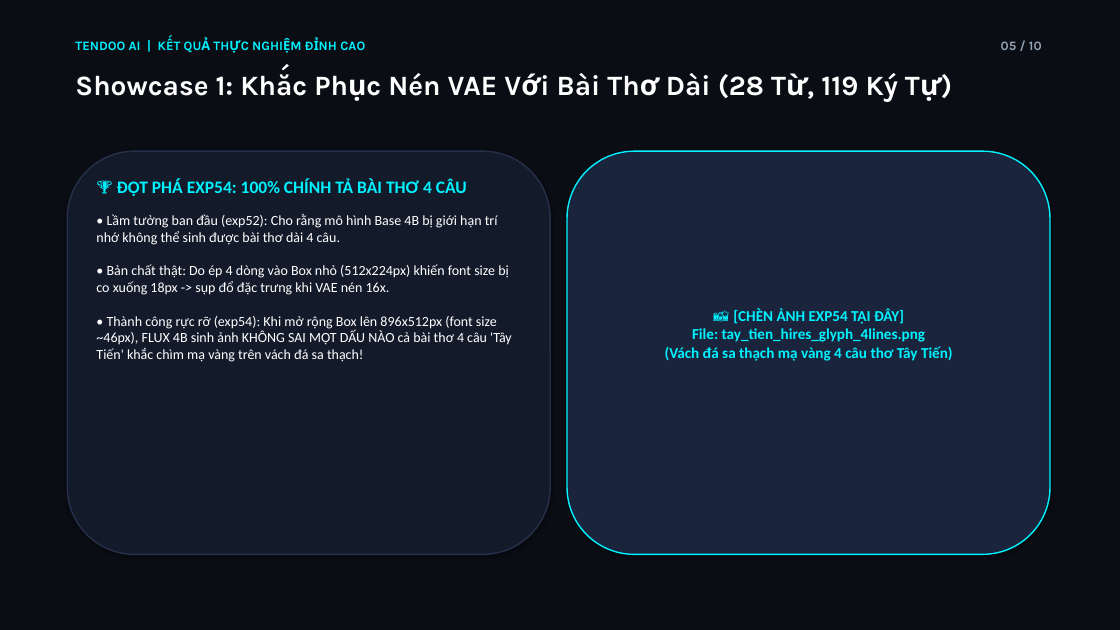
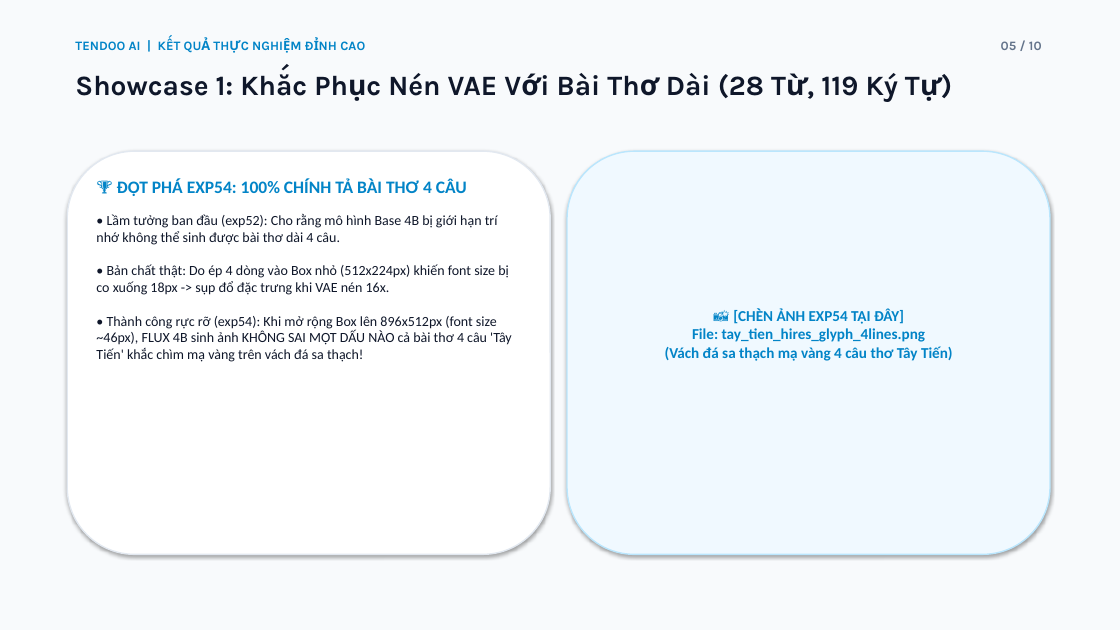
Before and after one commit to ncminhbka/tendoo, a slide deck: slide 5 of docs/TENDOO_AI_PHASE_3_EXECUTIVE_REPORT.pptx. Drawn at 1120x630 pixels with LibreOffice and Linux fonts; fonts in the diff are those of the drawing. Boxes give left, top, right and bottom in pixels: in the first picture for what was removed or moved away, otherwise in the second. Text is boxed around its words. In the diff, an @@ line names an element or a change of style, - is before the commit and + after.

Commit message:
docs: cập nhật bộ Slide PowerPoint sang tông màu sáng (Enterprise Light Theme)

```diff
--- a/docs/TENDOO_AI_PHASE_3_EXECUTIVE_REPORT.pptx
+++ b/docs/TENDOO_AI_PHASE_3_EXECUTIVE_REPORT.pptx
@@ rectangle at <box>0,0,1120,630</box>: fill #0A0D14 to #F8FAFC @@
@@ text "TENDOO AI | KẾT QUẢ ..." at <box>75,41,365,50</box>: text colour #00F2FE to #0284C7 @@
@@ text "05 / 10" at <box>1001,41,1042,50</box>: text colour #94A3B8 to #64748B @@
@@ text "Showcase 1: Khắc Phục Nén ..." at <box>75,73,898,101</box>: text colour #FFFFFF to #0F172A @@
@@ rounded rectangle at <box>67,151,550,555</box>: fill #131A2A to #FFFFFF; outline #26304A 1.2 pt to #E2E8F0 1.2 pt @@
@@ text "🏆 ĐỘT PHÁ EXP54: 100% ..." at <box>96,179,512,362</box>: text colour #00F2FE to #0284C7 in "🏆 ĐỘT PHÁ EXP54: 100% CHÍNH TẢ ..."; text colour #FFFFFF to #0F172A @@
@@ rounded rectangle at <box>567,151,1050,555</box>: fill #1A243C to #F0F9FF; outline #00F2FE 1.2 pt to #BAE6FD 1.2 pt @@
@@ text "📸 [CHÈN ẢNH EXP54 TẠI ..." at <box>665,308,953,361</box>: text colour #00F2FE to #0284C7 @@
```
Also in this commit, not shown: 9 other slides changed, 1 other file.
